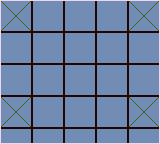
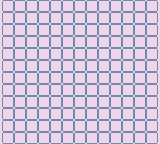
Layers edited between the first and the second 160×144 image:
renamed "Layer 2 copy 2" to "Layer 2 copy 17", painted on it over [2, 0, 159, 144]
removed layer "Layer 2 copy" over [129, 1, 159, 31]
removed layer "Layer 2" over [1, 1, 31, 31]
painted on "Layer 1" over [1, 1, 159, 143]
removed layer "Layer 2 copy 8" over [1, 0, 159, 144]
renamed "Layer 2 copy 3" to "background test", hid it, moved it below "Layer 1", painted on it over [1, 0, 159, 144]
